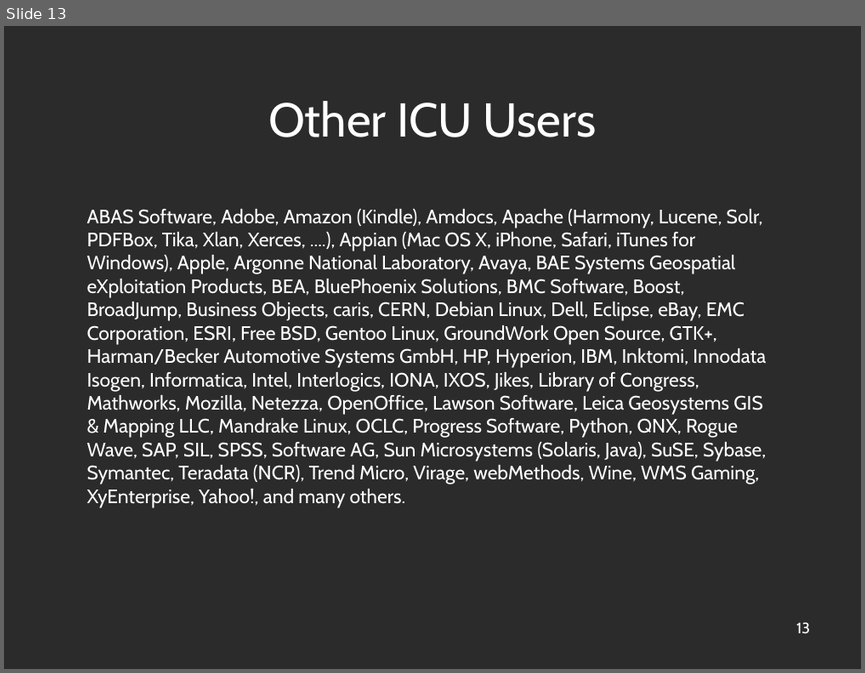
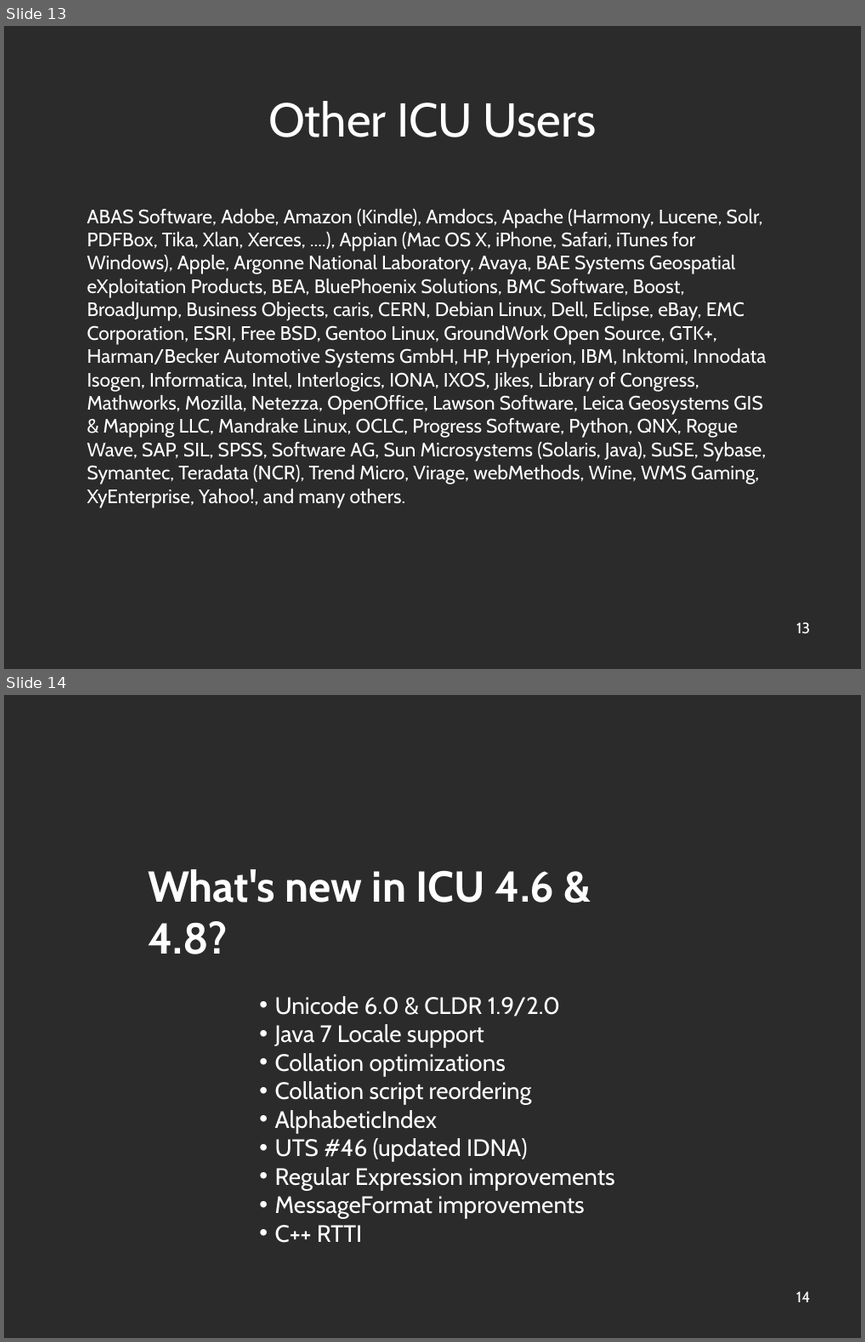
Before and after one commit to unicode-org/icu-docs, a slide deck: docs/pres/icu_overview.odp. Shown one above the other, each under a label of ours: slide 13 before the commit, slides 13 and 14 after it. The pictures are 865x673 and 865x1342 pixels, drawn with LibreOffice and Linux fonts; fonts in the diff are those of the drawing; background and template pictures are left out; a plain dark background stands for a picture behind light text. Boxes give left, top, right and bottom in pixels: in the first picture for what was removed or moved away, otherwise in the second. Text is boxed around its words. In the diff, an @@ line names an element or a change of style, - is before the commit and + after.

```diff
--- a/docs/pres/icu_overview.odp
+++ b/docs/pres/icu_overview.odp
@@ slide 14 added at (x1=4, y1=695, x2=861, y2=1338), background picture (left out); not listed: 1 template element that a slide beside it also shows @@
@@ text added at (x1=148, y1=869, x2=555, y2=954), 40 pt, text #FFFFFF, bold @@
+What's new in ICU 4.6 & 4.8?
@@ text added at (x1=275, y1=996, x2=614, y2=1242), 22 pt, text #FFFFFF @@
+• Unicode 6.0 & CLDR 1.9/2.0
+• Java 7 Locale support
+• Collation optimizations
+• Collation script reordering
+• AlphabeticIndex
+• UTS #46 (updated IDNA)
+• Regular Expression improvements
+• MessageFormat improvements
+• C++ RTTI
```
Also in this commit, not shown: 7 slides changed, 11 other slides added, 13 slides removed.
